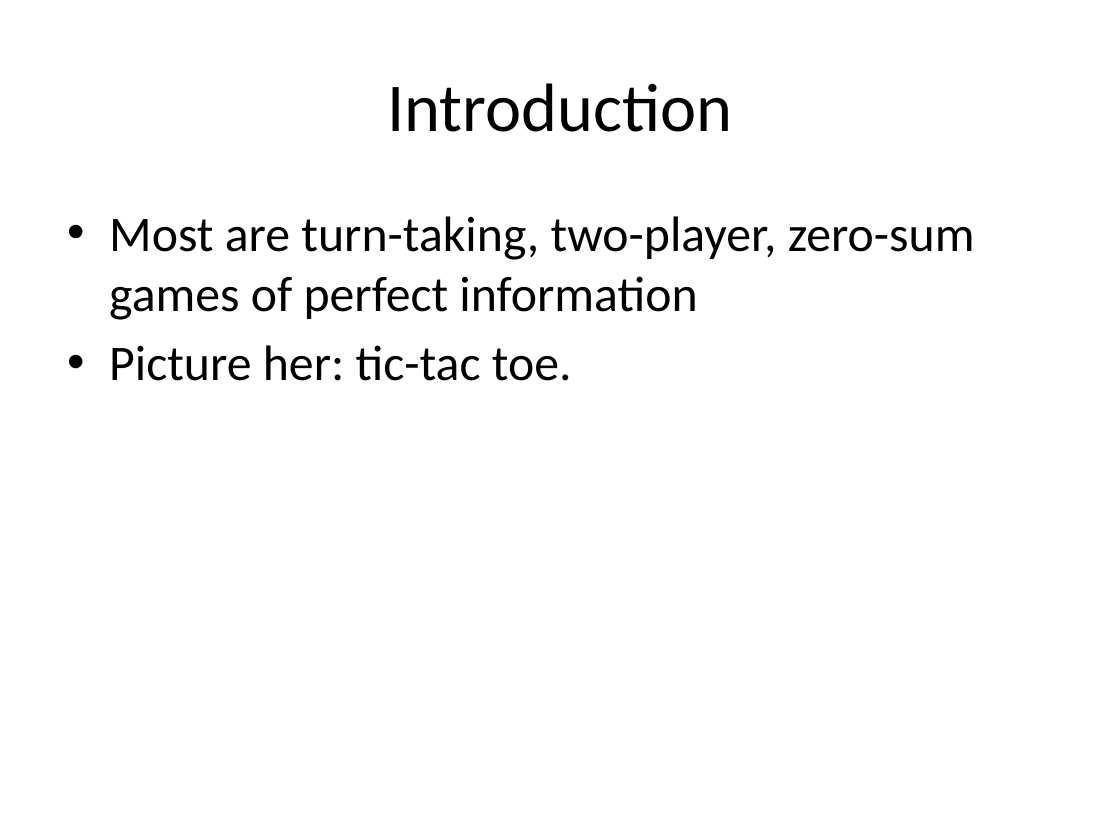
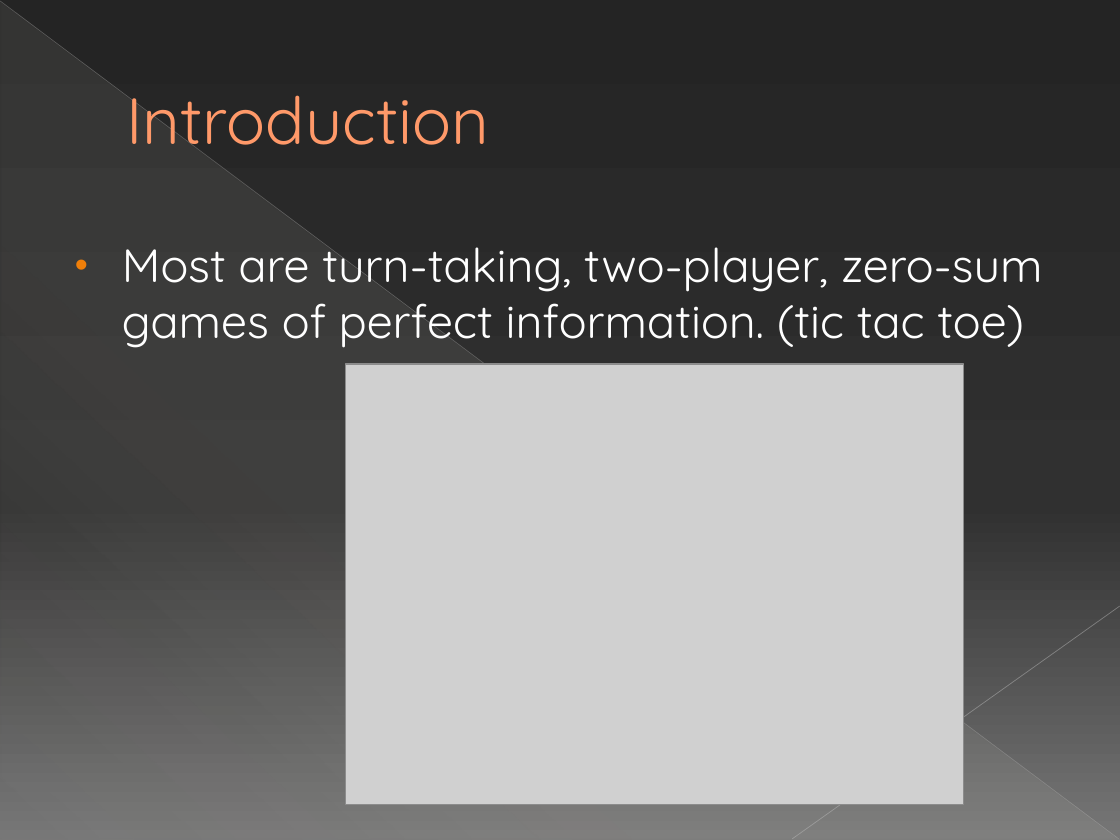
Before and after one commit to SteveC90/backgammon, a slide deck: slide 4 of Game Theory in Adversarial Search.pptx (slide 3 before the commit). Drawn at 1120x840 pixels with LibreOffice and Linux fonts; fonts in the diff are those of the drawing; grey boxes stand for pictures. Boxes give left, top, right and bottom in pixels: in the first picture for what was removed or moved away, otherwise in the second. Text is boxed around its words. In the diff, an @@ line names an element or a change of style, - is before the commit and + after.

```diff
--- a/Game Theory in Adversarial Search.pptx
+++ b/Game Theory in Adversarial Search.pptx
@@ background #FFFFFF to gradient #242424 to #303030 to #767676 @@
@@ line added from (0, 1) to (1119, 839), #B6B6B6 0.39 pt @@
@@ right triangle added at (1, 2, 1119, 840), fill gradient #E3DED1 @@
@@ title "Introduction" at (126, 95, 489, 160): size 44 to 42 pt, font Calibri to Quicksand, text colour #000000 to #FF9B6A, letter outline none to #A65806 0.5 pt; alignment centre to left; indent changed @@
@@ text at (122, 242, 1043, 348): text changed; size 32 to 30 pt; font Calibri to Quicksand; text colour #000000 to #FFFFFF @@
-• Most are turn-taking, two-player, zero-sum games of perfect information
-• Picture her: tic-tac toe.
+• Most are turn-taking, two-player, zero-sum games of perfect information. (tic tac toe)
@@ picture added at (345, 364, 963, 804) @@
@@ line added from (1120, 606) to (792, 839), #BFBFBF 0.47 pt @@
```
Also in this commit, not shown: 8 other slides changed, 4 slides added.
